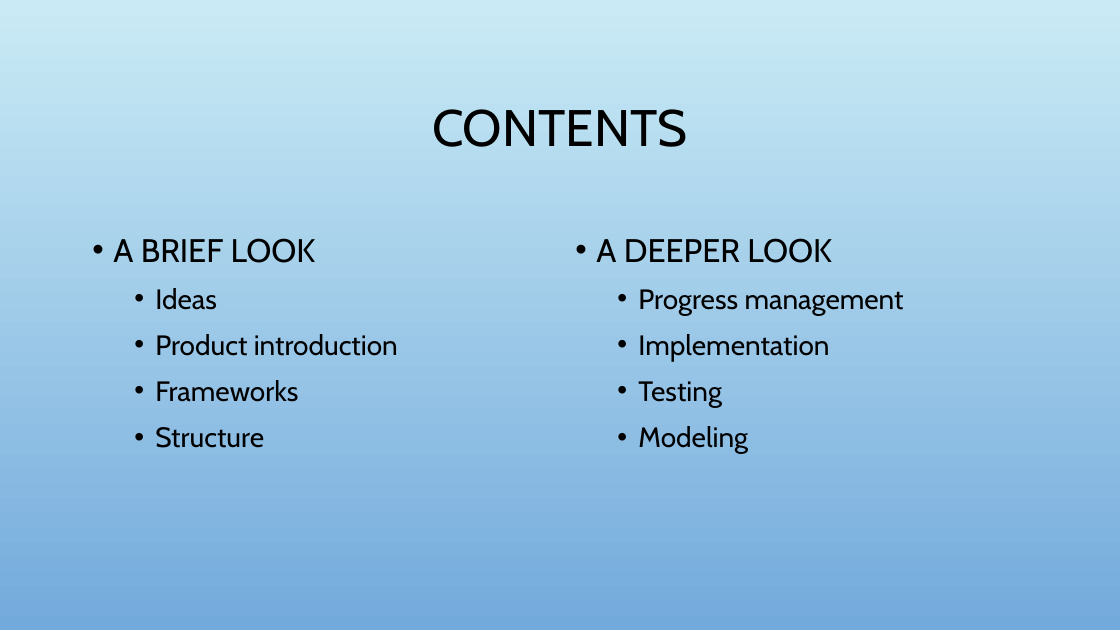
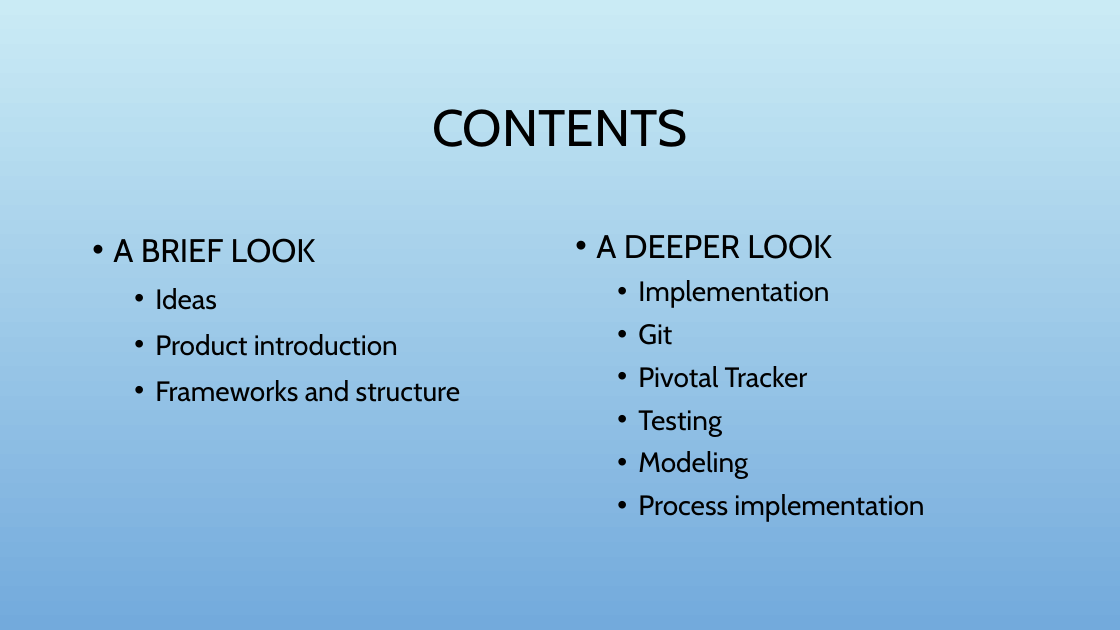
Before and after one commit to nhunght57/EnglishStudy_Web, a slide deck: slide 3 of report/Project Report.pptx. Drawn at 1120x630 pixels with LibreOffice and Linux fonts; fonts in the diff are those of the drawing; background and template pictures are left out. Boxes give left, top, right and bottom in pixels: in the first picture for what was removed or moved away, otherwise in the second. Text is boxed around its words. In the diff, an @@ line names an element or a change of style, - is before the commit and + after.

```diff
--- a/report/Project Report.pptx
+++ b/report/Project Report.pptx
@@ text at (596,234,832,479): line spacing 1.2 to 1.1 @@
@@ text at (638,289,904,315): paragraph removed @@
-  • Progress management
@@ text at (638,324,808,388): paragraphs added @@
+  • Git
+  • Pivotal Tracker
@@ text at (155,380,460,402): text changed @@
-  • Frameworks
-  • Structure
+  • Frameworks and structure
@@ text at (638,494,924,522): paragraph added @@
+  • Process implementation
```
Also in this commit, not shown: 5 other slides changed, 22 slides added, 2 slides removed.
